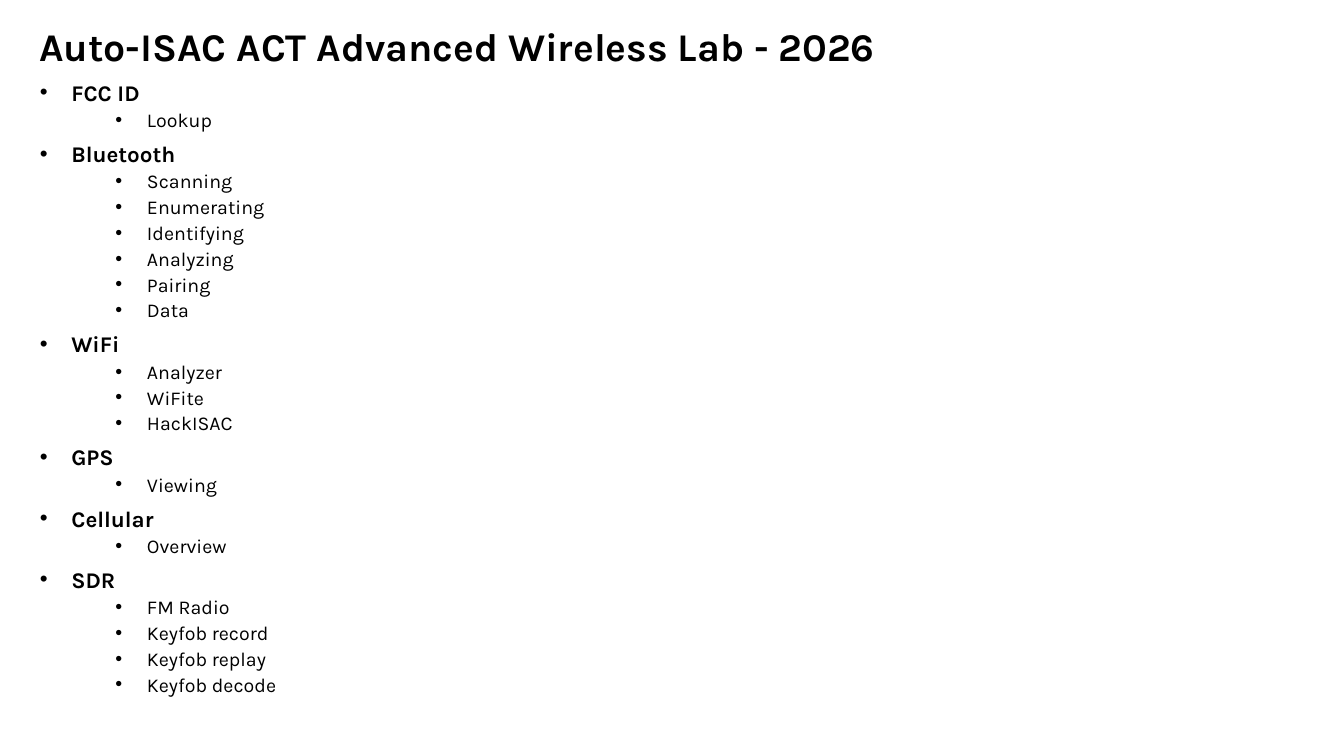
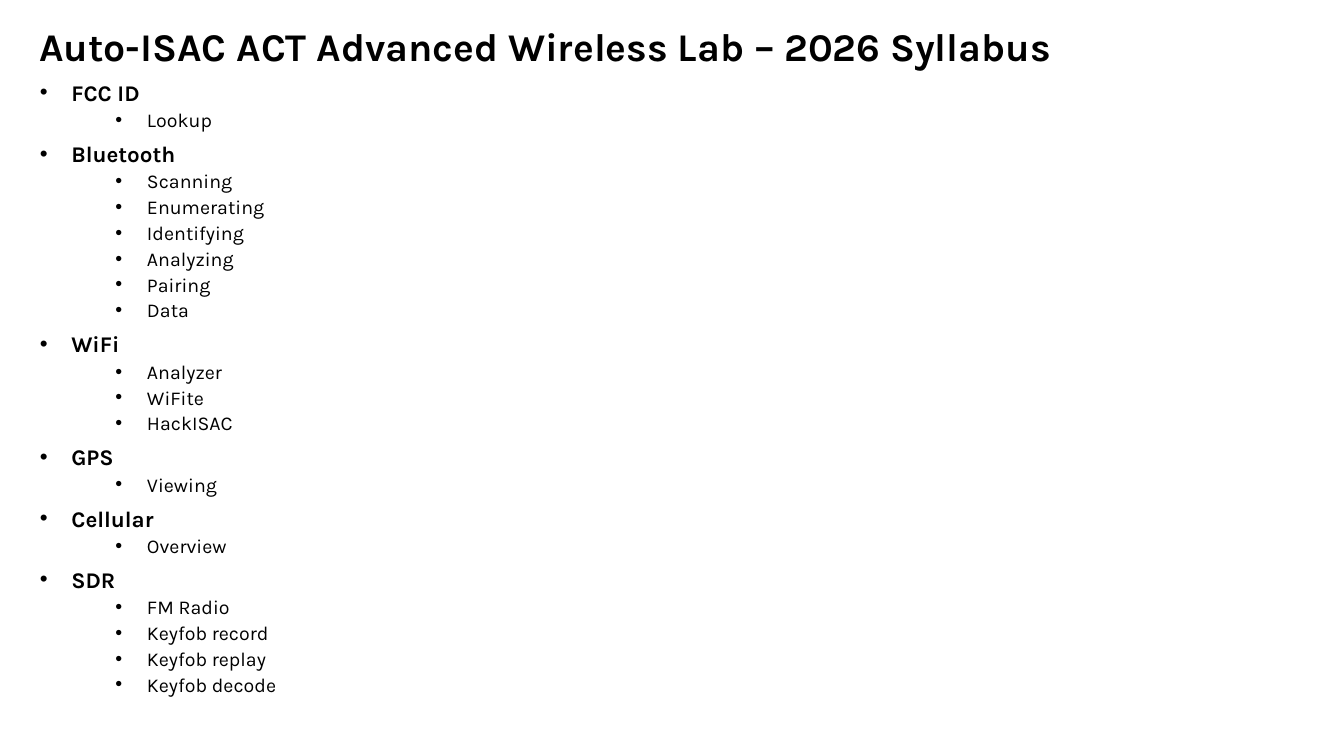
Before and after one commit to nprobert/AutoISAC-ACT-AdvWireless, a slide deck: slide 2 of 1 ACT AW - Intro.pptx. Drawn at 1344x756 pixels with LibreOffice and Linux fonts; fonts in the diff are those of the drawing. Boxes give left, top, right and bottom in pixels: in the first picture for what was removed or moved away, otherwise in the second. Text is boxed around its words. In the diff, an @@ line names an element or a change of style, - is before the commit and + after.

```diff
--- a/1 ACT AW - Intro.pptx
+++ b/1 ACT AW - Intro.pptx
@@ text at [39, 33, 1051, 71]: text changed @@
-Auto-ISAC ACT Advanced Wireless Lab - 2026
+Auto-ISAC ACT Advanced Wireless Lab – 2026 Syllabus
```
Also in this commit, not shown: 2 slides added, 5 other files.
